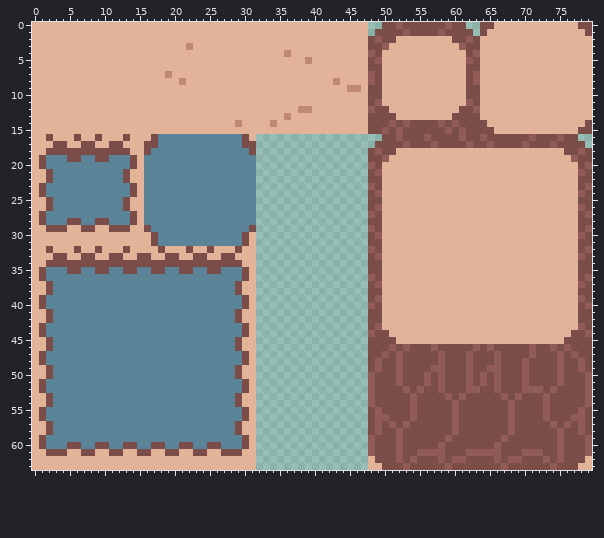
File history of a sprite sheet, res/sprite/tileset_arizona.png. That is the earlier state.
The file is 80x64 pixels.
And afterwards:
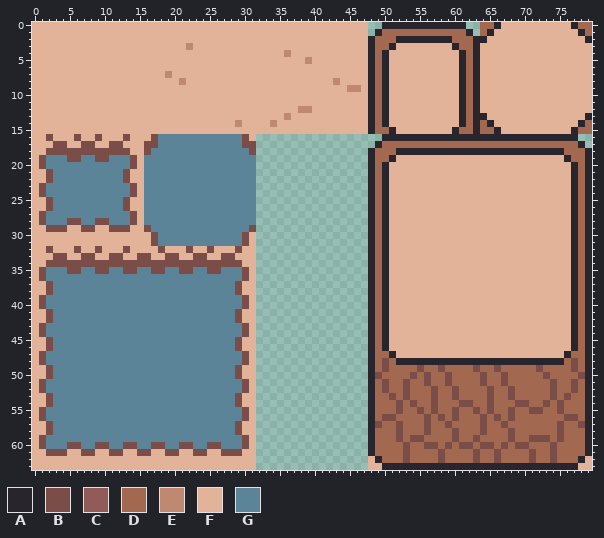
Palette (. is transparent): A #28252d  B #7a4d49  C #915b57  D #a36950  E #bf8870  F #e2b398  G #5c8499
Message: tweaked tileset a bit Signed-off-by: Matthew Madden <matthewkayin@gmail.com>
Edits made:
@@ x 46..79 @@
- 0 FF..BBCBBBBBBCBB..BBFFFFFFFFFFFFBB
- 1 FF.BBBBCBBBBCBBBB.BFFFFFFFFFFFFFFB
- 2 FFBCBBFFFFFFFFBBCBFFFFFFFFFFFFFFFF
- 3 FFBBCFFFFFFFFFFCBBFFFFFFFFFFFFFFFF
- 4 FFCBFFFFFFFFFFFFBCFFFFFFFFFFFFFFFF
- 5 FFBCFFFFFFFFFFFFCBFFFFFFFFFFFFFFFF
- 6 FFBBFFFFFFFFFFFFBBFFFFFFFFFFFFFFFF
- 7 FFCBFFFFFFFFFFFFBCFFFFFFFFFFFFFFFF
- 8 FFCBFFFFFFFFFFFFBCFFFFFFFFFFFFFFFF
- 9 EFBBFFFFFFFFFFFFBBFFFFFFFFFFFFFFFF
-10 FFBBFFFFFFFFFFFFBBFFFFFFFFFFFFFFFF
-11 FFBCFFFFFFFFFFFFCBFFFFFFFFFFFFFFFF
-12 FFCBBFFFFFFFFFFBBCFFFFFFFFFFFFFFFF
-13 FFBBBBFFFFFFFFBBBBFFFFFFFFFFFFFFFF
-14 FFBBBCBCBBBBCBCBBBBFFFFFFFFFFFFFFB
-15 FFBBCBCBBBBBBCBCBBBBFFFFFFFFFFFFBB
-16 ....BBCBBBCBBBBCBBCBBBBBBCBBBCBB..
-17 ...BBBBCBBBCBBBBCBBCBBBBCBBBCBBBB.
-18 ..BCBBFFFFFFFFFFFFFFFFFFFFFFFFBBCB
-19 ..BBCFFFFFFFFFFFFFFFFFFFFFFFFFFCBB
-20 ..CBFFFFFFFFFFFFFFFFFFFFFFFFFFFFBC
-21 ..BCFFFFFFFFFFFFFFFFFFFFFFFFFFFFCB
-22 ..BBFFFFFFFFFFFFFFFFFFFFFFFFFFFFBB
-23 ..CBFFFFFFFFFFFFFFFFFFFFFFFFFFFFBC
-24 ..BCFFFFFFFFFFFFFFFFFFFFFFFFFFFFCB
-25 ..BBFFFFFFFFFFFFFFFFFFFFFFFFFFFFBB
-26 ..BCFFFFFFFFFFFFFFFFFFFFFFFFFFFFCB
-27 ..CBFFFFFFFFFFFFFFFFFFFFFFFFFFFFBC
-28 ..BBFFFFFFFFFFFFFFFFFFFFFFFFFFFFBB
-29 ..CBFFFFFFFFFFFFFFFFFFFFFFFFFFFFBC
-30 ..BCFFFFFFFFFFFFFFFFFFFFFFFFFFFFCB
-31 ..BBFFFFFFFFFFFFFFFFFFFFFFFFFFFFBB
-32 ..CBFFFFFFFFFFFFFFFFFFFFFFFFFFFFBC
-33 ..BCFFFFFFFFFFFFFFFFFFFFFFFFFFFFCB
-34 ..BBFFFFFFFFFFFFFFFFFFFFFFFFFFFFBB
-35 ..BBFFFFFFFFFFFFFFFFFFFFFFFFFFFFBB
-36 ..CBFFFFFFFFFFFFFFFFFFFFFFFFFFFFBC
-37 ..BCFFFFFFFFFFFFFFFFFFFFFFFFFFFFCB
-38 ..BBFFFFFFFFFFFFFFFFFFFFFFFFFFFFBB
-39 ..BCFFFFFFFFFFFFFFFFFFFFFFFFFFFFCB
-40 ..CBFFFFFFFFFFFFFFFFFFFFFFFFFFFFBC
-41 ..BBFFFFFFFFFFFFFFFFFFFFFFFFFFFFBB
-42 ..BBFFFFFFFFFFFFFFFFFFFFFFFFFFFFBB
-43 ..BCFFFFFFFFFFFFFFFFFFFFFFFFFFFFCB
-44 ..CBBFFFFFFFFFFFFFFFFFFFFFFFFFFBBC
-45 ..BBBBFFFFFFFFFFFFFFFFFFFFFFFFBBBB
-46 ..BBBCBCBBBCBBBBBCBCBBBBBCBBCBCBBB
-47 ..BBCBCBBBBBCBBBCBBBCBBBBCBBBCBCBB
-48 ..BCBBCBBBBBCBBBCBBBCBBBCBBBBCBBCB
-49 ..BCBBCBBBBCCBBBCBBCCBBBCBBBBCBBCB
-50 ..CBBBCBBBCBCBBBCBCBCBBBCBBBBCBBBC
-51 ..CBBBCBBBCBCBBBCBCBCBBBCBBBBCBBBC
-52 ..CBBBBCBCBBCBBBCCBBCBBBCCCBCBBBBC
-53 ..CBBBBBCBBBBCBCBBBBBCBCBBBCBBBBBC
-54 ..CBBBBBCBBBBBCBBBBBBBCBBBBCBBBBBC
-55 ..BCBBBBCBBBBBCBBBBBBBCBBBBCBBBBCB
-56 ..BCCBBBCBBBBBCBBBBBBBCBBBBCBBBCCB
-57 ..BCBCBCBBBBBBCBBBBBBBCBBBBBCBCBCB
-58 ..BCBBCBBBBBBBCBBBBBBBCBBBBBBCBBCB
-59 ..CBBBCBBBBBBCBBBBBBBCBBBBBBBCBBBC
-60 ..CBBBCBBBBBCBBBBBBBCBBBBBBBBCBBBC
-61 ..CBBBCBBCCCCBBBCCCCCBBBCCCBBCBBBC
-62 ..FBBBCBCBBBCBCCBBBBCBCCBBBCBCBBBF
-63 ..FFBBBCBBBBBCBBBBBBBCBBBBBBCBBBFF
+ 0 FF..AAAAAAAAAAAA..DDAFFFFFFFFFFADD
+ 1 FF.ADDDDDDDDDDDDA.DAFFFFFFFFFFFFAD
+ 2 FFADDDAAAAAAAADDDAAFFFFFFFFFFFFFFA
+ 3 FFADDAFFFFFFFFADDAFFFFFFFFFFFFFFFF
+ 4 FFADAFFFFFFFFFFADAFFFFFFFFFFFFFFFF
+ 5 FFADAFFFFFFFFFFADAFFFFFFFFFFFFFFFF
+ 6 FFADAFFFFFFFFFFADAFFFFFFFFFFFFFFFF
+ 7 FFADAFFFFFFFFFFADAFFFFFFFFFFFFFFFF
+ 8 FFADAFFFFFFFFFFADAFFFFFFFFFFFFFFFF
+ 9 EFADAFFFFFFFFFFADAFFFFFFFFFFFFFFFF
+10 FFADAFFFFFFFFFFADAFFFFFFFFFFFFFFFF
+11 FFADAFFFFFFFFFFADAFFFFFFFFFFFFFFFF
+12 FFADAFFFFFFFFFFADAFFFFFFFFFFFFFFFF
+13 FFADAFFFFFFFFFFADAAFFFFFFFFFFFFFFA
+14 FFADAFFFFFFFFFFADADAFFFFFFFFFFFFAD
+15 FFADDAFFFFFFFFADDADDAFFFFFFFFFFADD
+16 ....AAAAAAAAAAAAAAAAAAAAAAAAAAAA..
+17 ...ADDDDDDDDDDDDDDDDDDDDDDDDDDDDA.
+18 ..ADDDAAAAAAAAAAAAAAAAAAAAAAAADDDA
+19 ..ADDAFFFFFFFFFFFFFFFFFFFFFFFFADDA
+20 ..ADAFFFFFFFFFFFFFFFFFFFFFFFFFFADA
+21 ..ADAFFFFFFFFFFFFFFFFFFFFFFFFFFADA
+22 ..ADAFFFFFFFFFFFFFFFFFFFFFFFFFFADA
+23 ..ADAFFFFFFFFFFFFFFFFFFFFFFFFFFADA
+24 ..ADAFFFFFFFFFFFFFFFFFFFFFFFFFFADA
+25 ..ADAFFFFFFFFFFFFFFFFFFFFFFFFFFADA
+26 ..ADAFFFFFFFFFFFFFFFFFFFFFFFFFFADA
+27 ..ADAFFFFFFFFFFFFFFFFFFFFFFFFFFADA
+28 ..ADAFFFFFFFFFFFFFFFFFFFFFFFFFFADA
+29 ..ADAFFFFFFFFFFFFFFFFFFFFFFFFFFADA
+30 ..ADAFFFFFFFFFFFFFFFFFFFFFFFFFFADA
+31 ..ADAFFFFFFFFFFFFFFFFFFFFFFFFFFADA
+32 ..ADAFFFFFFFFFFFFFFFFFFFFFFFFFFADA
+33 ..ADAFFFFFFFFFFFFFFFFFFFFFFFFFFADA
+34 ..ADAFFFFFFFFFFFFFFFFFFFFFFFFFFADA
+35 ..ADAFFFFFFFFFFFFFFFFFFFFFFFFFFADA
+36 ..ADAFFFFFFFFFFFFFFFFFFFFFFFFFFADA
+37 ..ADAFFFFFFFFFFFFFFFFFFFFFFFFFFADA
+38 ..ADAFFFFFFFFFFFFFFFFFFFFFFFFFFADA
+39 ..ADAFFFFFFFFFFFFFFFFFFFFFFFFFFADA
+40 ..ADAFFFFFFFFFFFFFFFFFFFFFFFFFFADA
+41 ..ADAFFFFFFFFFFFFFFFFFFFFFFFFFFADA
+42 ..ADAFFFFFFFFFFFFFFFFFFFFFFFFFFADA
+43 ..ADAFFFFFFFFFFFFFFFFFFFFFFFFFFADA
+44 ..ADAFFFFFFFFFFFFFFFFFFFFFFFFFFADA
+45 ..ADAFFFFFFFFFFFFFFFFFFFFFFFFFFADA
+46 ..ADAFFFFFFFFFFFFFFFFFFFFFFFFFFADA
+47 ..ADDAFFFFFFFFFFFFFFFFFFFFFFFFADDA
+48 ..ADBDAAAAAAAAAAAAAAAAAAAAAAAADBDA
+49 ..ADBDDDDBDDBDDDDBDDBDDDDDBDDDDBDA
+50 ..ABDDDDBDBDDBDDDDBDDBDDDDDBDDDDBA
+51 ..ADBDDBDDBDDBDDDDBDDBDDDDDDBDDBDA
+52 ..ADBDDBDDDBDDBDDDDBDDBDDDDDBDDBDA
+53 ..ADDBDBDDDBDDBDDDDBDDBDDDDDBDBDDA
+54 ..ADDDBDBDDBDDDBBDDBDDDBBDDBDBDDDA
+55 ..ADDDBDDBDBDDBDDBDBDDBDDBBDDBDDDA
+56 ..ADBBDDDDBDBDBDDDBDBDBDDDDDDDBBDA
+57 ..ABDDBDDDBDDBDDDDBDDBDDDDDDDBDDBA
+58 ..ADDDBDDDBDDDBDDDBDDDBDDDDDDBDDDA
+59 ..ADDDBDBBDDDDBDDBDDDDBDDBBBDBDDDA
+60 ..ADDDDBDDBBDBDBBDBBDBDBBDDDBDDDDA
+61 ..ADDDDBDDDDBDDDDBDDBDDDDBDDBDDDDA
+62 ..FADDDBDDDDBDDDDBDDBDDDDBDDBDDDAF
+63 ..FFAAAAAAAAAAAAAAAAAAAAAAAAAAAAFF
Pixel boxes of the changes (left, top, right, bottom) in both pictures:
changed: (368, 22, 592, 470)
